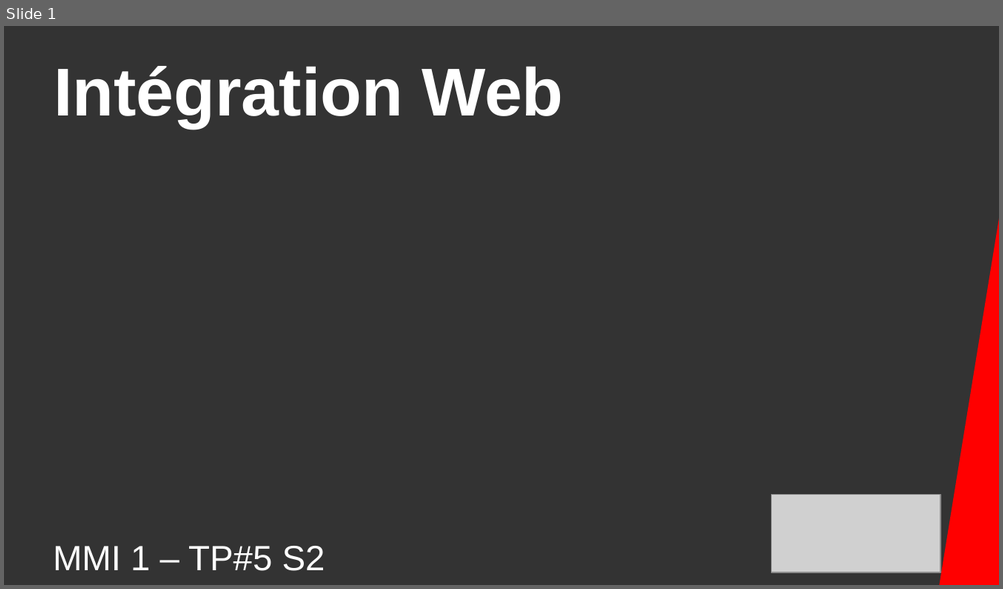
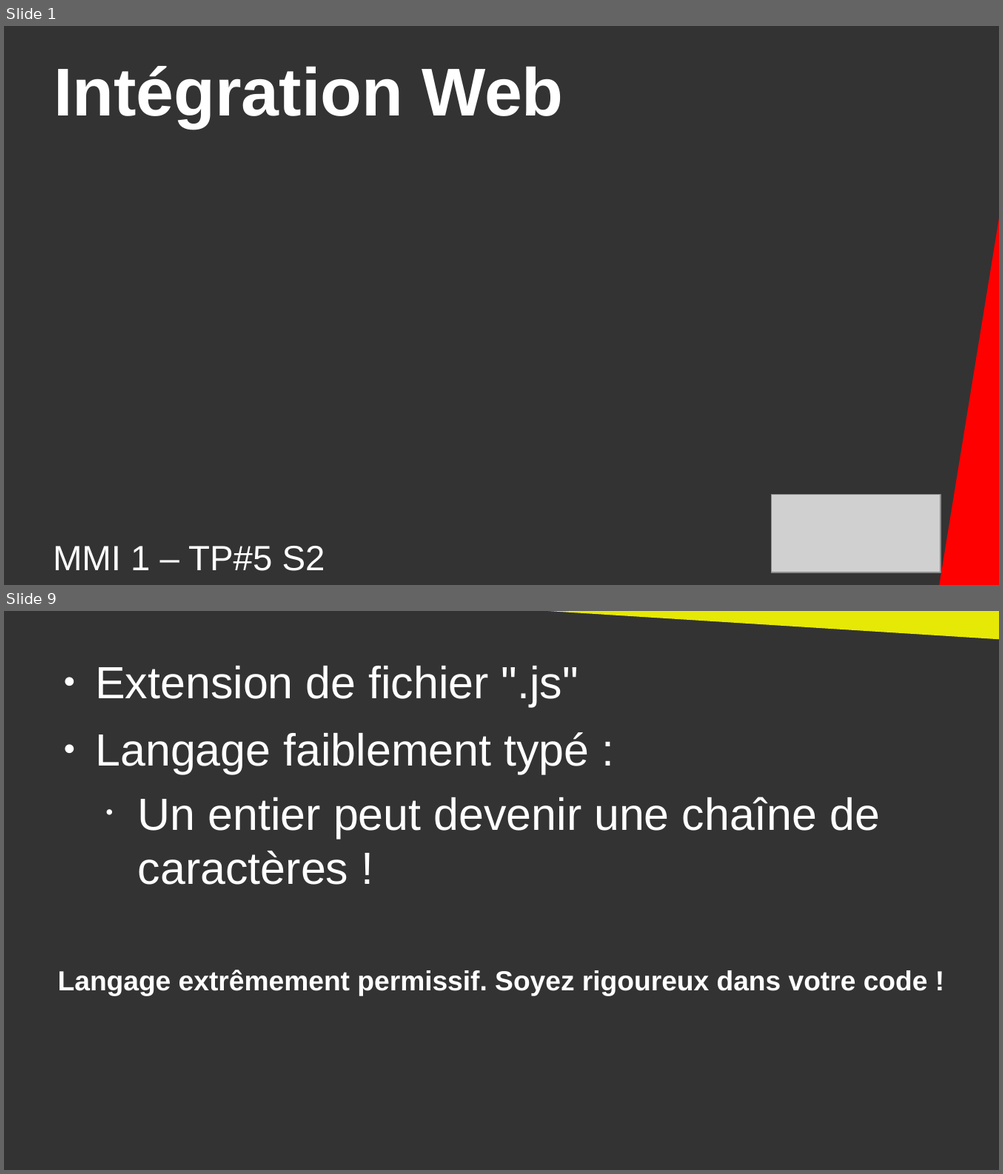
Before and after one commit to DanYellow/cours, a slide deck: integration-web-s2/travaux-pratiques/numero-5/presentation.odp. Shown one above the other, each under a label of ours: slide 1 before the commit, slides 1 and 9 after it; the slides between them are not shown. The pictures are 1003x589 and 1003x1174 pixels, drawn with LibreOffice and Linux fonts; fonts in the diff are those of the drawing; grey boxes stand for pictures. Boxes give left, top, right and bottom in pixels: in the first picture for what was removed or moved away, otherwise in the second. Text is boxed around its words. In the diff, an @@ line names an element or a change of style, - is before the commit and + after.

```diff
--- a/integration-web-s2/travaux-pratiques/numero-5/presentation.odp
+++ b/integration-web-s2/travaux-pratiques/numero-5/presentation.odp
@@ slide 9 added at <box>4,611,999,1170</box>, background #333333 @@
@@ right triangle added at <box>485,611,999,640</box>, fill #E6E905 @@
@@ text added at <box>95,666,880,885</box>, 36 pt, text #FFFFFF @@
+● Extension de fichier ".js"
+● Langage faiblement typé :
+  • Un entier peut devenir une chaîne de caractères !
@@ text added at <box>58,970,928,997</box>, 22 pt, text #FFFFFF, bold @@
+Langage extrêmement permissif. Soyez rigoureux dans votre code !
```
Also in this commit, not shown: 1 slide changed, 66 other slides added, 30 slides removed, 18 other files.
